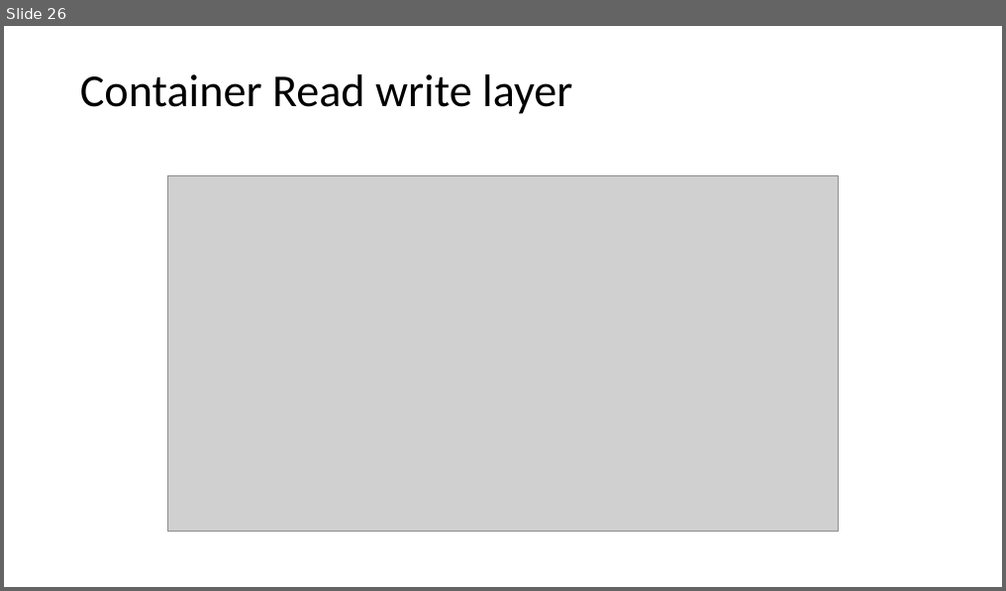
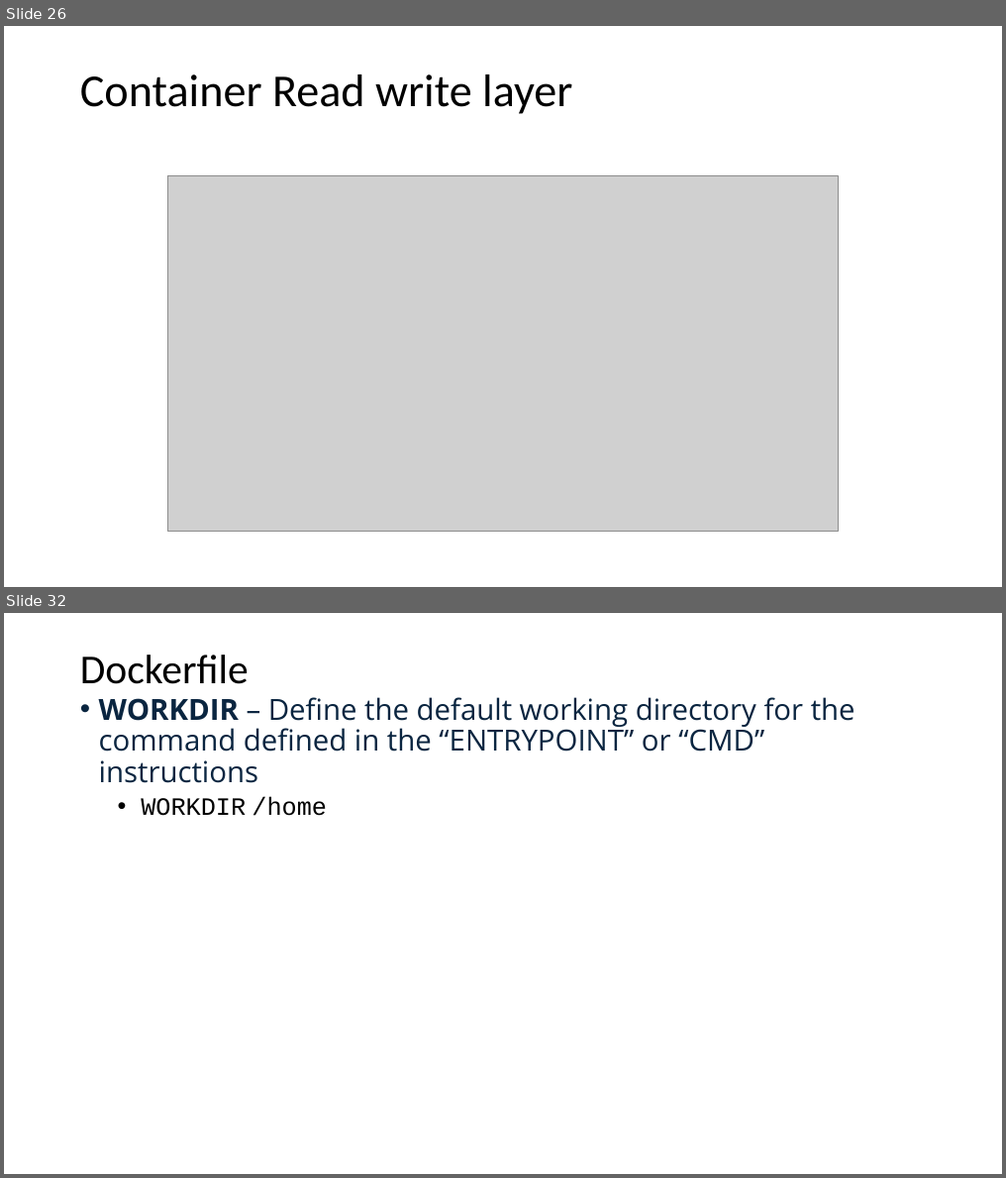
Before and after one commit to HariPython/docker, a slide deck: dockercommands.pptx. Shown one above the other, each under a label of ours: slide 26 before the commit, slides 26 and 32 after it; the slides between them are not shown. The pictures are 1006x591 and 1006x1178 pixels, drawn with LibreOffice and Linux fonts; fonts in the diff are those of the drawing; grey boxes stand for pictures. Boxes give left, top, right and bottom in pixels: in the first picture for what was removed or moved away, otherwise in the second. Text is boxed around its words. In the diff, an @@ line names an element or a change of style, - is before the commit and + after.

```diff
--- a/dockercommands.pptx
+++ b/dockercommands.pptx
@@ slide 32 added at <box>4,613,1002,1174</box>, background #FFFFFF @@
@@ title added at <box>80,655,249,684</box>, 39.6 pt, text #000000 @@
+Dockerfile
@@ text added at <box>99,697,855,816</box>, 28 pt, text #0A2540 @@
+• WORKDIR – Define the default working directory for the command defined in the “ENTRYPOINT” or “CMD” instructions
+  • WORKDIR /home
```
Also in this commit, not shown: 6 other slides added, 21 other files.
